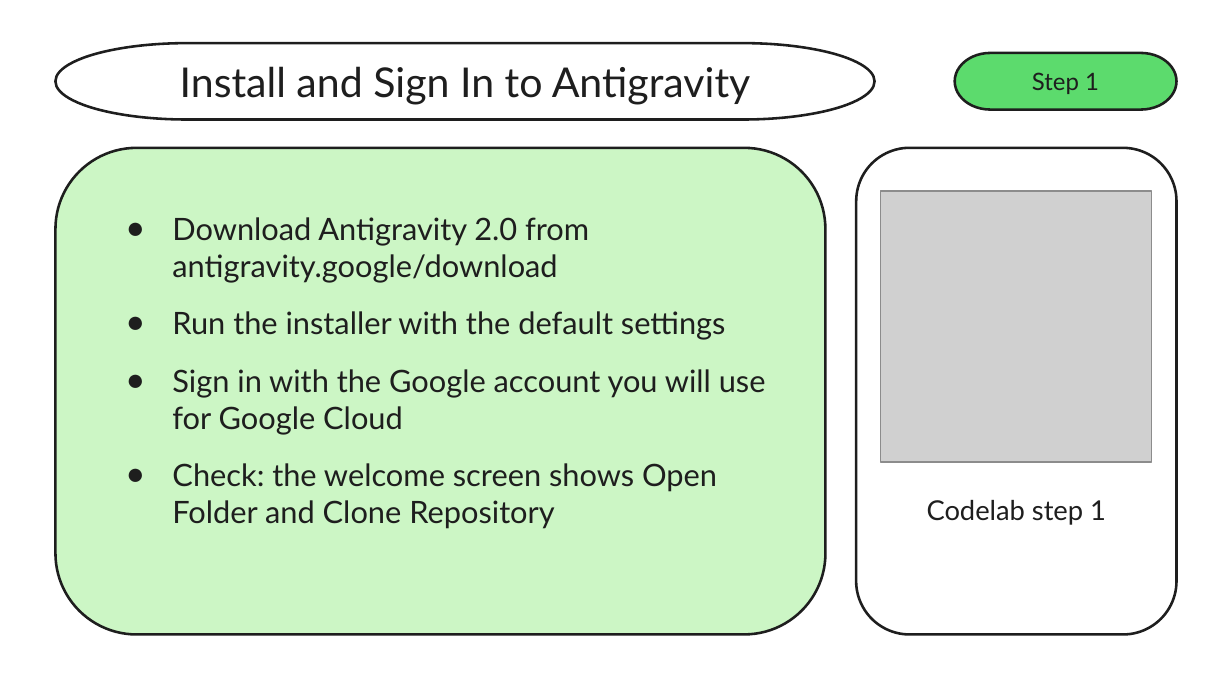
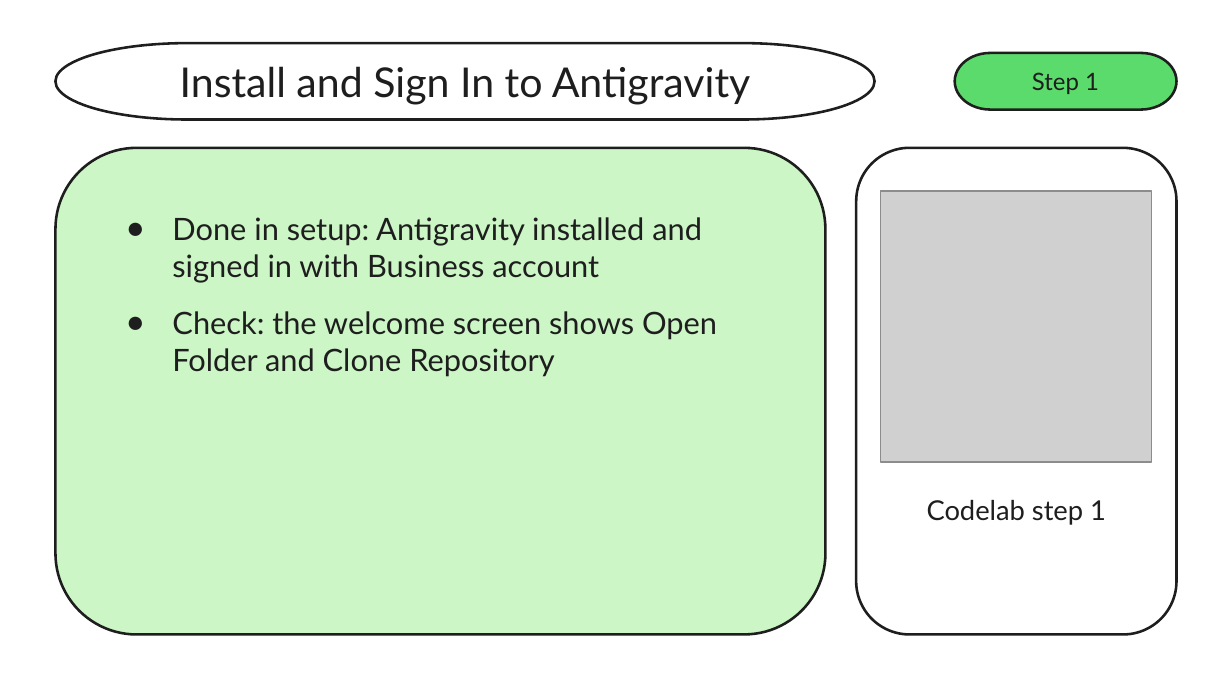
Before and after one commit to xbill9/codejam-claude, a slide deck: slide 11 of slides/code-jam.pptx (slide 8 before the commit). Drawn at 1232x693 pixels with LibreOffice and Linux fonts; fonts in the diff are those of the drawing; grey boxes stand for pictures. Boxes give left, top, right and bottom in pixels: in the first picture for what was removed or moved away, otherwise in the second. Text is boxed around its words. In the diff, an @@ line names an element or a change of style, - is before the commit and + after.

```diff
--- a/slides/code-jam.pptx
+++ b/slides/code-jam.pptx
@@ text at [172, 217, 702, 283]: text changed @@
-● Download Antigravity 2.0 from antigravity.google/download
-● Run the installer with the default settings
-● Sign in with the Google account you will use for Google Cloud
+● Done in setup: Antigravity installed and signed in with Business account
```
Also in this commit, not shown: 5 other slides changed, 4 slides added, 1 slide removed, 2 other files.
